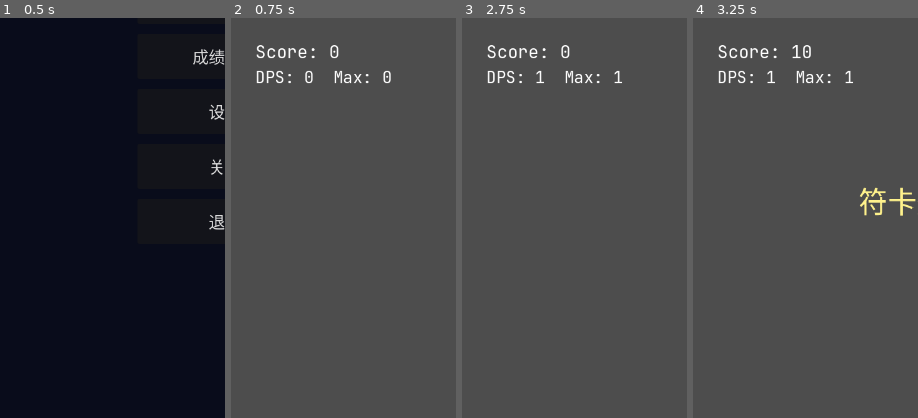
Above: before the commit, frames 1-4 (left to right).
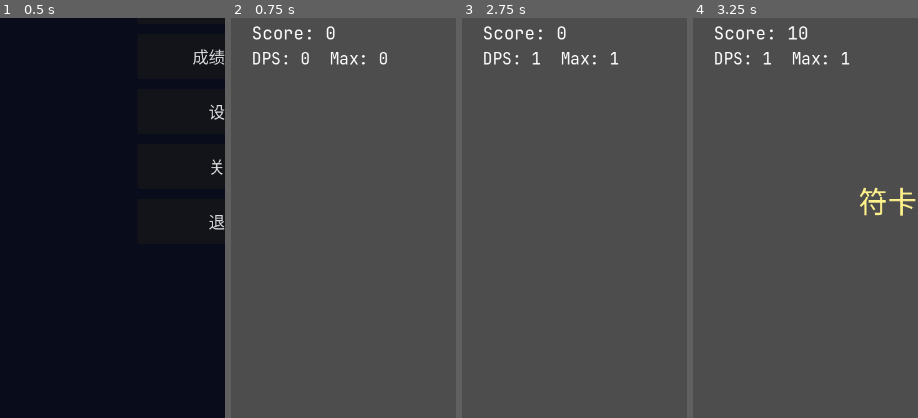
Above: after the commit, the same moments.

Repository: qingzhixing/plane-war
Game: Godot game, scene res://scenes/MainMenu.tscn
Same seed, same stepped clock (60 frames per second), same inputs: the game is played once before the commit and once after it. Sound files missing from this copy of the repository are replaced by a short silence.
Inputs (mouse positions are % of the whole screen's width and height, from its top left):
- Up to frame 1 (0.5 s): no input
- Up to frame 2 (0.75 s): click "开始游戏" at 0.5 s
- Up to frame 3 (2.75 s): click "暂停" at 1.25 s; click "继续" at 2 s
- Up to frame 4 (3.25 s): tap Enter at 2.75 s; move the mouse to (72, 45) at 2.77 s; hold D from 2.78 s (still down); tap P at 2.85 s; click (72, 45) at 2.92 s; tap Space at 3.02 s
The pictures show only the part of the screen within x 0-50%, y 24-74%; the shares and areas given below are measured in that part.

Frame 1 is identical in both runs. In frame 2, 1.8% of the frame differs, in the area x 9-72%, y 2-17%; in frame 3, 1.7%; in frame 4, 1.8%.

Commit message:
🔧 CHORE: 同步默认字体与主场景依赖
Made-with: Cursor

Diff:
--- a/assets/theme/default_ui_theme.tres
+++ b/assets/theme/default_ui_theme.tres
@@ -1,7 +1,6 @@
 [gd_resource type="Theme" format=3 uid="uid://6gltwgxumk04"]
 
-[ext_resource type="FontFile" uid="uid://dl2n3wfuwcyhh" path="res://assets/font/pixelFont-7-8x14-sproutLands.ttf" id="1"]
-[ext_resource type="FontFile" path="res://assets/font/JetBrainsMono[wght].ttf" id="2"]
+[ext_resource type="FontFile" uid="uid://djrchkw4o63jr" path="res://assets/font/JetBrainsMono[wght].ttf" id="2"]
 
 [resource]
 default_font = ExtResource("2")
--- a/scenes/Main.tscn
+++ b/scenes/Main.tscn
@@ -116,10 +116,10 @@
 
 [node name="LeftStatsVBox" type="VBoxContainer" parent="HUD/Root" unique_id=2115451006]
 layout_mode = 0
-offset_left = 39.0
-offset_top = 349.0
-offset_right = 395.0
-offset_bottom = 621.0
+offset_left = 33.0
+offset_top = 319.0
+offset_right = 389.0
+offset_bottom = 591.0
 
 [node name="ScoreLabel" type="Label" parent="HUD/Root/LeftStatsVBox" unique_id=268481878]
 unique_name_in_owner = true
